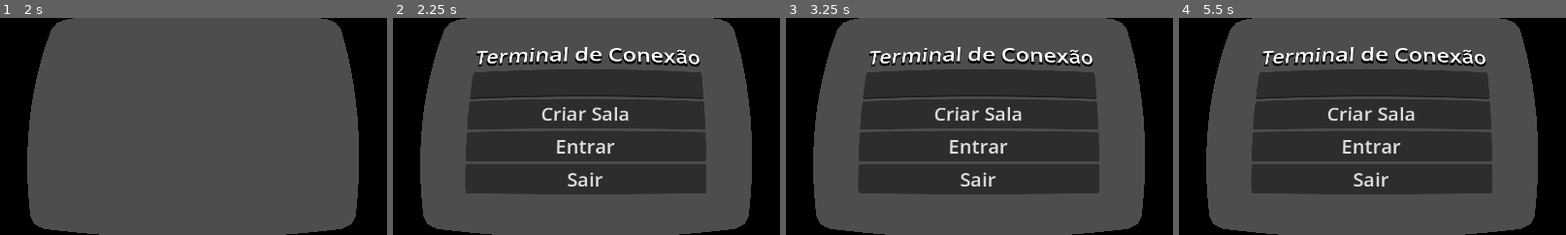
Above: before the commit, frames 1-4 (left to right).
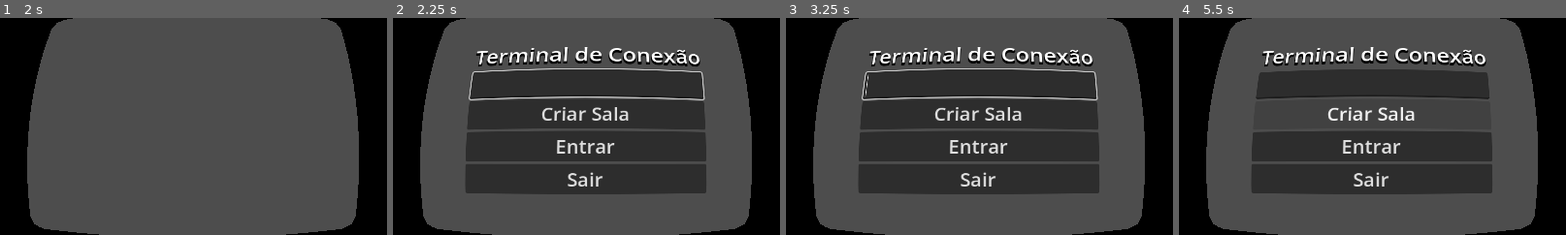
Above: after the commit, the same moments.

Repository: Studio-Zee/Godot-SimpleMultiplayer
Game: Godot game, scene res://cenas/lobby.tscn
Two runs of this game, one before a commit and one after it. Both use one fixed random seed, a clock stepped at 60 frames per second and the inputs below. The project has no main scene, so this scene is started directly.
Inputs (mouse positions are % of the whole screen's width and height, from its top left):
- Up to frame 1 (2 s): tap Enter (ui_accept) at 0.5, 0.77, 1.52 s; move the mouse to (55, 50) at 0.52 s; hold Up (ui_up) from 0.53 s (still down); move the mouse to (45, 50) at 1.27 s
- Up to frame 2 (2.25 s): move the mouse to (60, 28) at 2.02 s; release Up (ui_up) at 2.03 s; hold Right (ui_right) from 2.03 s (still down); click (60, 28) at 2.17 s
- Up to frame 3 (3.25 s): release Right (ui_right) at 2.75 s; tap Enter (ui_accept) at 2.75 s; drag from (45, 70) to (20, 35) at 2.77 s
- Up to frame 4 (5.5 s): tap Enter (ui_accept) at 3.5, 3.77, 4.25, 5 s; move the mouse to (80, 65) at 3.52 s; hold Left (ui_left) 3.53-4.25 s; click (80, 65) at 3.67 s; drag from (20, 35) to (35, 25) at 4.27 s; move the mouse to (55, 50) at 5.02 s; hold Down (ui_down) from 5.03 s (still down); click (55, 50) at 5.17 s
The pictures show only the part of the screen within x 21-71%, y 28-78%; the shares and areas given below are measured in that part.

Frame 1 is identical in both runs. In frame 2, 0.9% of the frame differs, in the area x 19-81%, y 23-38%; in frame 3, 0.9%; in frame 4, less than 0.1%.
Error before the commit: Invalid access to property or key 'size' on a base object of type 'Nil'. (res://scripts/tela/static_body_3d.gd:14)

Commit message:
Refatora a lógica de entrada do lobby, substitui script de StaticBody3D por tela_touch.gd e adiciona foco automático na caixa de texto. Adiciona configuração para emular toque a partir do mouse.

Diff:
--- a/cenas/lobby.tscn
+++ b/cenas/lobby.tscn
@@ -4,7 +4,7 @@
 [ext_resource type="Script" uid="uid://qc0ghf6yds1f" path="res://scripts/lobby/lobby.gd" id="2_a1lms"]
 [ext_resource type="PackedScene" uid="uid://by5og5nqib44m" path="res://player/player.tscn" id="2_kj0ed"]
 [ext_resource type="PackedScene" uid="uid://dmfwskkhffag0" path="res://cenas/monitor.tscn" id="3_kj0ed"]
-[ext_resource type="Script" uid="uid://dr4sinp1hxjhe" path="res://scripts/tela/static_body_3d.gd" id="5_sw6cc"]
+[ext_resource type="Script" uid="uid://dr4sinp1hxjhe" path="res://scripts/tela/tela_touch.gd" id="5_sw6cc"]
 
 [sub_resource type="ConcavePolygonShape3D" id="ConcavePolygonShape3D_2se70"]
 data = PackedVector3Array(-1, 1.64, 1, -1, 1.64, -1, -1, 2, -1, -1, 1.64, 1, -1, 2, -1, -1, 2, 1, -1, 0.0984, 1, -1, 1. …(3071 unchanged characters)…
@@ -48,6 +48,9 @@
 
 [sub_resource type="ConcavePolygonShape3D" id="ConcavePolygonShape3D_kj0ed"]
 data = PackedVector3Array(-0.5, 0.5, 0.5, 0.5, 0.5, 0.5, -0.5, -0.5, 0.5, 0.5, 0.5, 0.5, 0.5, -0.5, 0.5, -0.5, -0.5, 0. …(500 unchanged characters)…
+
+[sub_resource type="BoxShape3D" id="BoxShape3D_sw6cc"]
+size = Vector3(1.5801353, 1.0440068, 0.022583008)
 
 [node name="Lobby" unique_id=1068178567 instance=ExtResource("1_lxmr4")]
 script = ExtResource("2_a1lms")
@@ -74,14 +77,16 @@
 transform = Transform3D(0.04, 0, 0, 0, 0.04, 0, 0, 0, 0.04, 0, 0.42236632, -5.417623)
 
 [node name="ibm_3178_2" parent="monitor/Sketchfab_model/Root/ibm_3178" parent_id_path=PackedInt32Array(2062939193, 2005432671) index="2" unique_id=490444015]
-surface_material_override/0 = SubResource("StandardMaterial3D_sw6cc")
+surface_material_override/0 = SubResource("StandardMaterial3D_qp1wg")
 
-[node name="StaticBody3D" parent="monitor/Sketchfab_model/Root/ibm_3178/ibm_3178_2" index="0" unique_id=1263702576]
+[node name="StaticBody3D" parent="monitor/Sketchfab_model/Root/ibm_3178/ibm_3178_2" index="0" unique_id=1263702576 node_paths=PackedStringArray("viewport")]
 script = ExtResource("5_sw6cc")
+viewport = NodePath("../../../../../TelaViewport")
 
 [node name="CollisionShape3D" parent="monitor/Sketchfab_model/Root/ibm_3178/ibm_3178_2/StaticBody3D" index="0" unique_id=453435384]
 transform = Transform3D(1, 0, 0, 0, 1, 0, 0, 0, 1, -0.07797293, -4.8409576, 14.942253)
 shape = SubResource("BoxShape3D_a1lms")
+disabled = true
 
 [node name="ZonaTerminal" type="Area3D" parent="monitor" index="1" unique_id=710979876]
 
@@ -104,6 +109,7 @@
 anchor_bottom = 1.0
 grow_horizontal = 2
 grow_vertical = 2
+mouse_filter = 2
 
 [node name="Panel" type="Panel" parent="monitor/TelaViewport/TerminalUI/Control" index="0" unique_id=313135713]
 layout_mode = 1
@@ -118,6 +124,7 @@
 offset_bottom = 450.0
 grow_horizontal = 2
 grow_vertical = 2
+mouse_filter = 2
 theme_override_styles/panel = SubResource("StyleBoxEmpty_a1lms")
 
 [node name="VBoxContainer" type="VBoxContainer" parent="monitor/TelaViewport/TerminalUI/Control/Panel" index="0" unique_id=206983978]
@@ -133,6 +140,7 @@
 offset_bottom = 134.5
 grow_horizontal = 2
 grow_vertical = 2
+mouse_filter = 2
 
 [node name="Label" type="Label" parent="monitor/TelaViewport/TerminalUI/Control/Panel/VBoxContainer" index="0" unique_id=1607855648]
 layout_mode = 2
@@ -167,8 +175,18 @@
 [node name="CollisionShape3D" type="CollisionShape3D" parent="mesa/StaticBody3D" index="0" unique_id=2012685722]
 shape = SubResource("ConcavePolygonShape3D_kj0ed")
 
+[node name="TelaTouch" type="StaticBody3D" parent="." index="4" unique_id=68504637 node_paths=PackedStringArray("viewport")]
+transform = Transform3D(1, 0, 0, 0, 1, 0, 0, 0, 1, -0.0569731, 0.9423289, -5.101904)
+script = ExtResource("5_sw6cc")
+viewport = NodePath("../monitor/TelaViewport")
+
+[node name="CollisionShape3D" type="CollisionShape3D" parent="TelaTouch" index="0" unique_id=604752470]
+transform = Transform3D(0.35, 0, 0, 0, 0.35, 0, 0, 0, 0.35, -8.7447464e-05, 0.04181415, -0.11127615)
+shape = SubResource("BoxShape3D_sw6cc")
+
 [connection signal="body_entered" from="monitor/ZonaTerminal" to="." method="_on_zona_terminal_body_entered"]
 [connection signal="body_exited" from="monitor/ZonaTerminal" to="." method="_on_zona_terminal_body_exited"]
 [connection signal="pressed" from="monitor/TelaViewport/TerminalUI/Control/Panel/VBoxContainer/sair" to="." method="_on_sair_pressed"]
+[connection signal="input_event" from="TelaTouch" to="TelaTouch" method="_on_input_event"]
 
 [editable path="monitor"]
--- a/project.godot
+++ b/project.godot
@@ -14,6 +14,10 @@
 config/features=PackedStringArray("4.6", "Mobile")
 config/icon="res://icon.svg"
 
+[input_devices]
+
+pointing/emulate_touch_from_mouse=true
+
 [physics]
 
 3d/physics_engine="Jolt Physics"
--- a/scripts/lobby/lobby.gd
+++ b/scripts/lobby/lobby.gd
@@ -34,6 +34,9 @@
 	terminal_ui.show()
 	Input.set_mouse_mode(Input.MOUSE_MODE_VISIBLE)
 
+	# ADICIONE ESTA LINHA: Força o cursor a focar na caixa de texto automaticamente!
+	code_input.grab_focus()
+
 func liberar_jogador():
 	player.set_physics_process(true)
 	player.set_process_input(true)
--- a/scripts/tela/static_body_3d.gd
+++ /dev/null
@@ -1,29 +0,0 @@
-extends StaticBody3D
-
-@export var viewport: SubViewport
-@onready var shape = $CollisionShape3D.shape as BoxShape3D
-
-@warning_ignore("unused_parameter")
-func _input_event(camera, event, hit_position, normal, shape_idx):
-	# Verifica se foi um clique do mouse ou toque na tela do celular
-	if event is InputEventMouse or event is InputEventScreenTouch or event is InputEventScreenDrag:
-
-		# 1. Converte a posição do raio 3D para o centro da nossa caixa de colisão
-		var local_pos = to_local(hit_position)
-		var box_size = shape.size
-		var vp_size = viewport.size
-
-		# 2. Transforma o X e Y da caixa 3D em porcentagem (0.0 até 1.0)
-		var percent_x = (local_pos.x + (box_size.x / 2.0)) / box_size.x
-		# No 3D o Y cresce para cima, no 2D cresce para baixo, então invertemos a conta:
-		var percent_y = ((box_size.y / 2.0) - local_pos.y) / box_size.y
-
-		# 3. Descobre o pixel exato da interface 2D
-		var vp_pos = Vector2(percent_x * vp_size.x, percent_y * vp_size.y)
-
-		# 4. Cria um "clone" do clique original e altera a posição dele para o Viewport
-		var ev = event.duplicate()
-		ev.position = vp_pos
-
-		# 5. Manda a Godot apertar o botão invisível na tela 2D!
-		viewport.push_input(ev)
--- /dev/null
+++ b/scripts/tela/tela_touch.gd
@@ -0,0 +1,36 @@
+extends StaticBody3D
+
+@export var viewport: SubViewport
+@onready var shape = $CollisionShape3D.shape as BoxShape3D
+
+@warning_ignore("unused_parameter")
+func _on_input_event(camera: Node, event: InputEvent, hit_position: Vector3, normal: Vector3, shape_idx: int) -> void:
+
+	if event is InputEventMouseButton or event is InputEventScreenTouch:
+
+		# NOVA LINHA: Agora calculamos a posição local exata da Caixa de Colisão (mesmo que ela esteja fora de centro)
+		var local_pos = $CollisionShape3D.to_local(hit_position)
+
+		var box_size = shape.size
+		var vp_size = viewport.size
+
+		# X continua invertido pelo espelhamento:
+		var percent_x = 1.0 - ((local_pos.x + (box_size.x / 2.0)) / box_size.x)
+		# Y normalizado:
+		var percent_y = ((box_size.y / 2.0) - local_pos.y) / box_size.y
+
+		var vp_pos = Vector2(round(percent_x * vp_size.x), round(percent_y * vp_size.y))
+
+		var ev = event.duplicate()
+		ev.position = vp_pos
+
+		if ev is InputEventMouseButton:
+			ev.global_position = vp_pos
+
+		viewport.push_input(ev)
+
+func _input(event):
+	if event is InputEventKey:
+		viewport.push_input(event)
+		# Avisa a engine principal: "Já cuidei dessa tecla, não duplique ela!"
+		get_viewport().set_input_as_handled()
Not shown: 1 places in cenas/lobby.tscn that only renumber resources
Renamed: scripts/tela/static_body_3d.gd.uid -> scripts/tela/tela_touch.gd.uid
